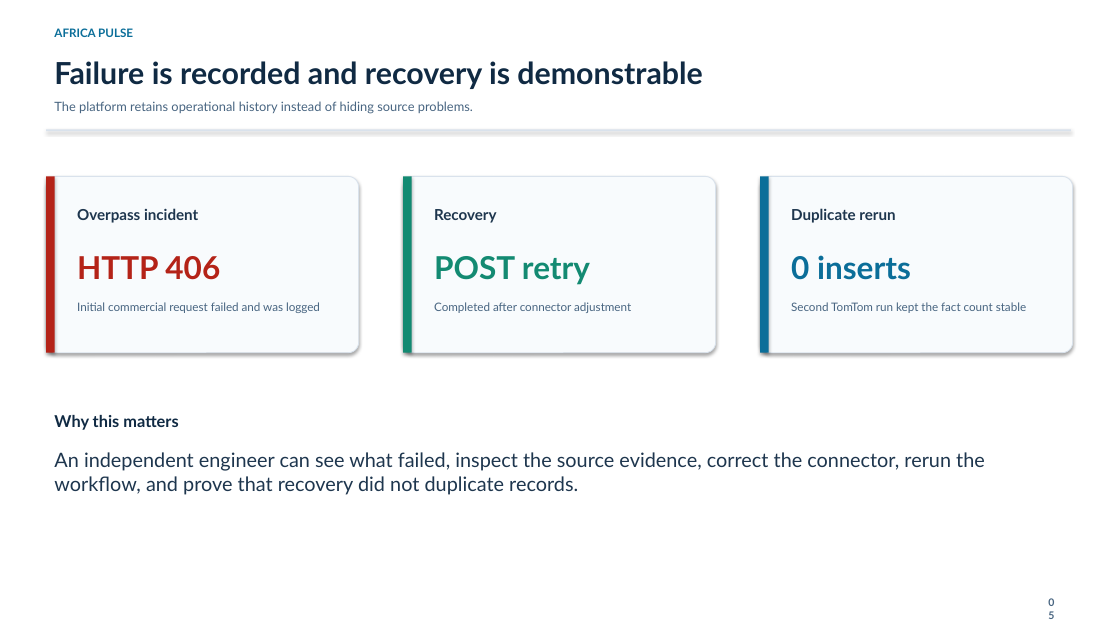
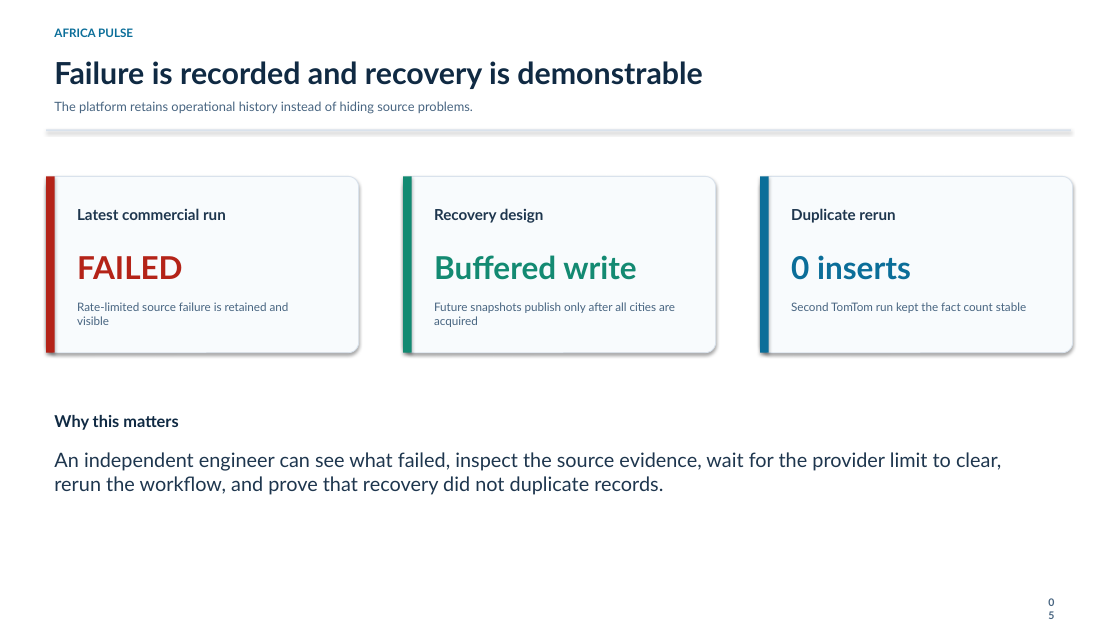
Before and after one commit to Larious/africa-pulse-platform, a slide deck: slide 5 of presentation/Africa_Pulse_Live_Platform_Briefing.pptx. Drawn at 1120x630 pixels with LibreOffice and Linux fonts; fonts in the diff are those of the drawing. Boxes give left, top, right and bottom in pixels: in the first picture for what was removed or moved away, otherwise in the second. Text is boxed around its words. In the diff, an @@ line names an element or a change of style, - is before the commit and + after.

```diff
--- a/presentation/Africa_Pulse_Live_Platform_Briefing.pptx
+++ b/presentation/Africa_Pulse_Live_Platform_Briefing.pptx
@@ text at (77,208,226,220): text changed @@
-Overpass incident
+Latest commercial run
@@ text at (434,208,544,223): text changed @@
-Recovery
+Recovery design
@@ text at (77,256,183,279): text changed @@
-HTTP 406
+FAILED
@@ text at (434,255,636,280): text changed @@
-POST retry
+Buffered write
@@ text at (77,302,289,325): text changed @@
-Initial commercial request failed and was logged
+Rate-limited source failure is retained and visible
@@ text at (434,302,675,327): text changed @@
-Completed after connector adjustment
+Future snapshots publish only after all cities are acquired
@@ text at (54,452,1001,495): text changed @@
-An independent engineer can see what failed, inspect the source evidence, correct the connector, rerun the workflow, and prove that recovery did not duplicate records.
+An independent engineer can see what failed, inspect the source evidence, wait for the provider limit to clear, rerun the workflow, and prove that recovery did not duplicate records.
```
Also in this commit, not shown: 1 other slide changed, 3 other files.
